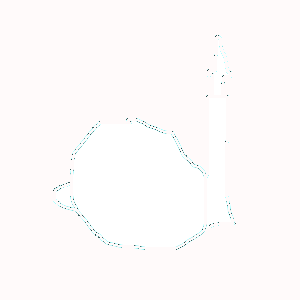
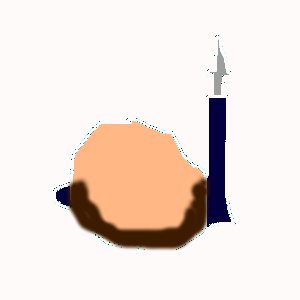
Comparing the layer stacks of the two 300x300 images. Changes:
painted on "manWithKnife.png" over [56, 40, 231, 251]
